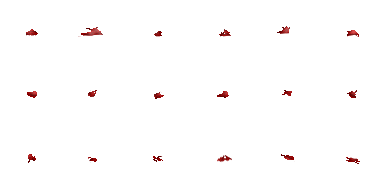
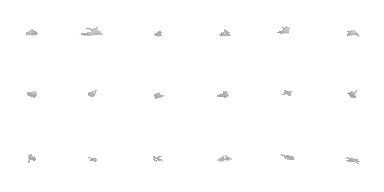
Layered file, before and after one edit (384px x 192px). Changes by layer:
pixels changed over [26, 26, 360, 164] (layer not identified)
